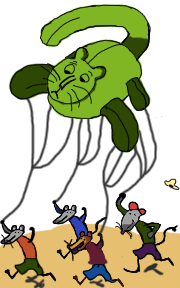
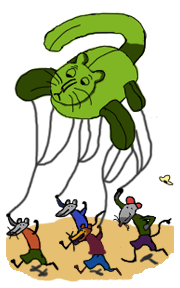
Layered file, before and after one edit (180 × 288). Changes by layer:
painted on "Layer 4" over [0, 3, 180, 288]
painted on "Layer 5" over [0, 95, 180, 288]
